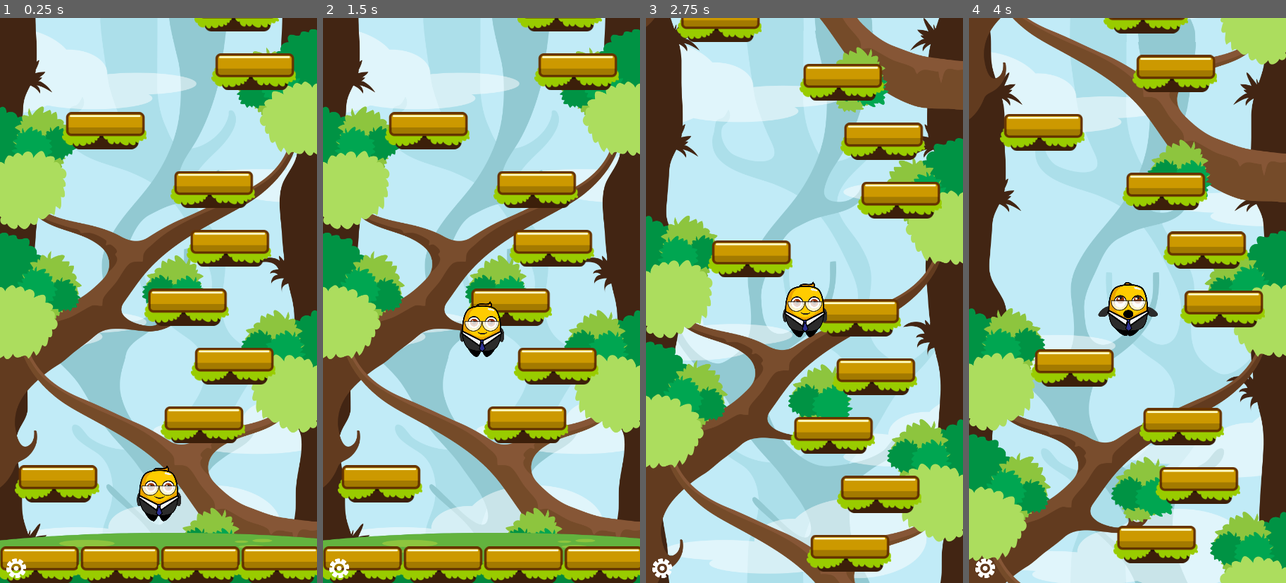
Above: before the commit, frames 1-4 (left to right).
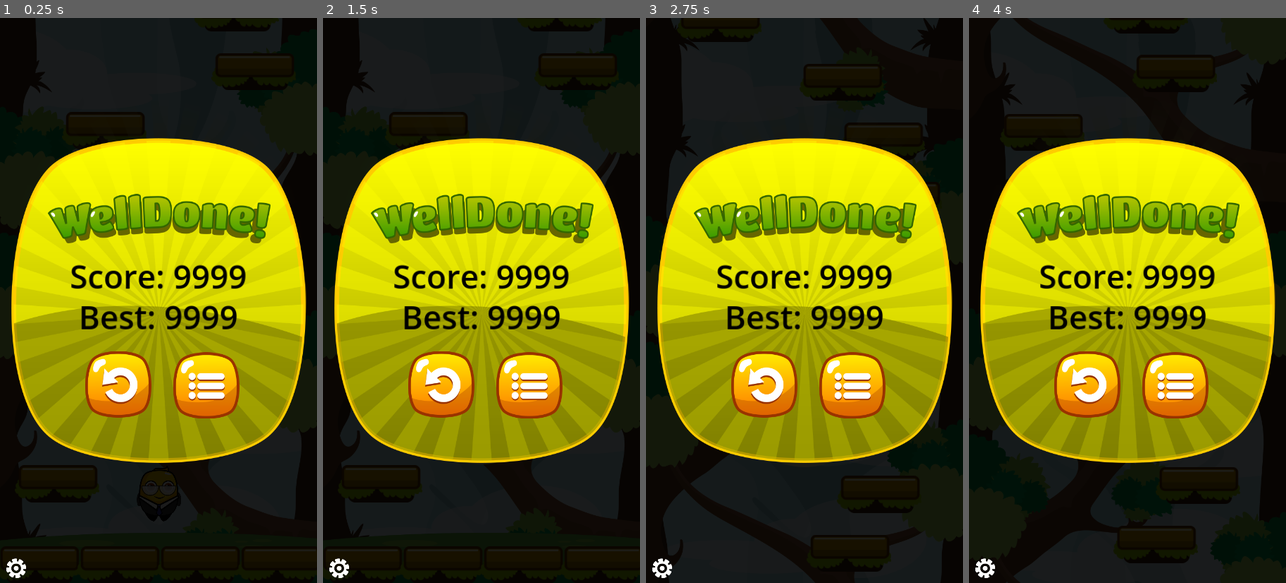
Above: after the commit, the same moments.

Repository: woliveira82/godot-mobile-jumper-jam-course
Game: Godot game, scene res://scenes/main.tscn
The game is run twice, just before and just after one commit, with the same random seed, the same clock (stepped at 60 frames per second) and the same inputs.
Inputs (mouse positions are in pixels of both pictures, inside the frame that each line leads up to):
- Up to frame 1 (0.25 s): no input
- Up to frame 2 (1.5 s): click (443, 345) at 0.52 s; click (529, 345) at 1.27 s
- Up to frame 3 (2.75 s): click (763, 385) at 2.02 s
- Up to frame 4 (4 s): click (1175, 385) at 2.77 s; click (1127, 390) at 3.52 s

The runs differ from the first frame. In frame 1, 100% of the frame differs, in the area x 0-100%, y 0-100%; in frame 2, 100%; in frame 3, 100%; in frame 4, 100%.

Commit message:
Section 4: UI System - Game Screens

Diff:
--- /dev/null
+++ b/scenes/game_over_screen.tscn
@@ -0,0 +1,128 @@
+[gd_scene load_steps=7 format=3 uid="uid://2gf1oj5577ds"]
+
+[ext_resource type="Texture2D" uid="uid://fbifratxj16k" path="res://assets/textures/ui/Box04.png" id="1_oxwmj"]
+[ext_resource type="Texture2D" uid="uid://x74pthpwyvei" path="res://assets/textures/ui/Welldone.png" id="2_nngvd"]
+[ext_resource type="PackedScene" uid="uid://dlm8vlou3rkc7" path="res://scenes/screen_button.tscn" id="3_0g2wt"]
+[ext_resource type="Texture2D" uid="uid://b1jtdyq337d2n" path="res://assets/textures/ui/RestartBtn.png" id="4_ak1af"]
+[ext_resource type="Texture2D" uid="uid://buc20amtwqgw" path="res://assets/textures/ui/menuBtn.png" id="5_6suvq"]
+
+[sub_resource type="LabelSettings" id="LabelSettings_2gumo"]
+font_size = 55
+font_color = Color(0, 0, 0, 1)
+
+[node name="GameOverScreen" type="Control"]
+layout_mode = 3
+anchors_preset = 15
+anchor_right = 1.0
+anchor_bottom = 1.0
+grow_horizontal = 2
+grow_vertical = 2
+
+[node name="BlackBG" type="ColorRect" parent="."]
+layout_mode = 1
+anchors_preset = 15
+anchor_right = 1.0
+anchor_bottom = 1.0
+grow_horizontal = 2
+grow_vertical = 2
+color = Color(0, 0, 0, 0.666667)
+
+[node name="Box" type="TextureRect" parent="."]
+layout_mode = 1
+anchors_preset = 8
+anchor_left = 0.5
+anchor_top = 0.5
+anchor_right = 0.5
+anchor_bottom = 0.5
+offset_left = -251.0
+offset_top = -276.0
+offset_right = 251.0
+offset_bottom = 276.0
+grow_horizontal = 2
+grow_vertical = 2
+texture = ExtResource("1_oxwmj")
+expand_mode = 1
+
+[node name="WellDone" type="TextureRect" parent="Box"]
+layout_mode = 1
+anchors_preset = 8
+anchor_left = 0.5
+anchor_top = 0.5
+anchor_right = 0.5
+anchor_bottom = 0.5
+offset_left = -188.0
+offset_top = -181.0
+offset_right = 191.0
+offset_bottom = -97.0
+grow_horizontal = 2
+grow_vertical = 2
+texture = ExtResource("2_nngvd")
+expand_mode = 1
+
+[node name="ScoreLabel" type="Label" parent="Box"]
+layout_mode = 1
+anchors_preset = 8
+anchor_left = 0.5
+anchor_top = 0.5
+anchor_right = 0.5
+anchor_bottom = 0.5
+offset_left = -150.0
+offset_top = -80.5
+offset_right = 150.0
+offset_bottom = -1.5
+grow_horizontal = 2
+grow_vertical = 2
+text = "Score: 9999"
+label_settings = SubResource("LabelSettings_2gumo")
+horizontal_alignment = 1
+
+[node name="HighScoreLabel" type="Label" parent="Box"]
+layout_mode = 1
+anchors_preset = 8
+anchor_left = 0.5
+anchor_top = 0.5
+anchor_right = 0.5
+anchor_bottom = 0.5
+offset_left = -150.0
+offset_top = -11.5
+offset_right = 150.0
+offset_bottom = 67.5
+grow_horizontal = 2
+grow_vertical = 2
+text = "Best: 9999"
+label_settings = SubResource("LabelSettings_2gumo")
+horizontal_alignment = 1
+
+[node name="GameOverRetry" parent="Box" instance=ExtResource("3_0g2wt")]
+layout_mode = 1
+anchors_preset = 8
+anchor_left = 0.5
+anchor_top = 0.5
+anchor_right = 0.5
+anchor_bottom = 0.5
+offset_left = -125.0
+offset_top = 86.0
+offset_right = -12.0
+offset_bottom = 199.0
+grow_horizontal = 2
+grow_vertical = 2
+texture_normal = ExtResource("4_ak1af")
+ignore_texture_size = true
+stretch_mode = 0
+
+[node name="GameOverBack" parent="Box" instance=ExtResource("3_0g2wt")]
+layout_mode = 1
+anchors_preset = 8
+anchor_left = 0.5
+anchor_top = 0.5
+anchor_right = 0.5
+anchor_bottom = 0.5
+offset_left = 25.0
+offset_top = 88.0
+offset_right = 138.0
+offset_bottom = 201.0
+grow_horizontal = 2
+grow_vertical = 2
+texture_normal = ExtResource("5_6suvq")
+ignore_texture_size = true
+stretch_mode = 0
--- /dev/null
+++ b/scenes/pause_screen.tscn
@@ -0,0 +1,107 @@
+[gd_scene load_steps=7 format=3 uid="uid://b38n76vovw3h8"]
+
+[ext_resource type="Texture2D" uid="uid://d4n35mtiakkeo" path="res://assets/textures/ui/Box02.png" id="1_hdbcq"]
+[ext_resource type="Texture2D" uid="uid://bfnhohyc0ikri" path="res://assets/textures/ui/PausedText.png" id="2_1irmw"]
+[ext_resource type="PackedScene" uid="uid://dlm8vlou3rkc7" path="res://scenes/screen_button.tscn" id="3_ohgqe"]
+[ext_resource type="Texture2D" uid="uid://b1jtdyq337d2n" path="res://assets/textures/ui/RestartBtn.png" id="4_cmi3l"]
+[ext_resource type="Texture2D" uid="uid://buc20amtwqgw" path="res://assets/textures/ui/menuBtn.png" id="5_uc4xm"]
+[ext_resource type="Texture2D" uid="uid://cyp4e3g3lwv23" path="res://assets/textures/ui/Closebtn2.png" id="6_1uahh"]
+
+[node name="PauseScreen" type="Control"]
+layout_mode = 3
+anchors_preset = 15
+anchor_right = 1.0
+anchor_bottom = 1.0
+grow_horizontal = 2
+grow_vertical = 2
+
+[node name="BlackBG" type="ColorRect" parent="."]
+layout_mode = 1
+anchors_preset = 15
+anchor_right = 1.0
+anchor_bottom = 1.0
+grow_horizontal = 2
+grow_vertical = 2
+color = Color(0, 0, 0, 0.666667)
+
+[node name="Box" type="TextureRect" parent="."]
+layout_mode = 1
+anchors_preset = 8
+anchor_left = 0.5
+anchor_top = 0.5
+anchor_right = 0.5
+anchor_bottom = 0.5
+offset_left = -250.0
+offset_top = -165.0
+offset_right = 252.0
+offset_bottom = 169.0
+grow_horizontal = 2
+grow_vertical = 2
+texture = ExtResource("1_hdbcq")
+expand_mode = 1
+
+[node name="PauseText" type="TextureRect" parent="Box"]
+layout_mode = 1
+anchors_preset = 8
+anchor_left = 0.5
+anchor_top = 0.5
+anchor_right = 0.5
+anchor_bottom = 0.5
+offset_left = -188.0
+offset_top = -86.0
+offset_right = 191.0
+offset_bottom = -2.0
+grow_horizontal = 2
+grow_vertical = 2
+texture = ExtResource("2_1irmw")
+
+[node name="PauseRetry" parent="Box" instance=ExtResource("3_ohgqe")]
+layout_mode = 1
+anchors_preset = 8
+anchor_left = 0.5
+anchor_top = 0.5
+anchor_right = 0.5
+anchor_bottom = 0.5
+offset_left = -125.0
+offset_top = 14.0
+offset_right = -12.0
+offset_bottom = 127.0
+grow_horizontal = 2
+grow_vertical = 2
+texture_normal = ExtResource("4_cmi3l")
+ignore_texture_size = true
+stretch_mode = 0
+
+[node name="PauseBack" parent="Box" instance=ExtResource("3_ohgqe")]
+layout_mode = 1
+anchors_preset = 8
+anchor_left = 0.5
+anchor_top = 0.5
+anchor_right = 0.5
+anchor_bottom = 0.5
+offset_left = 25.0
+offset_top = 16.0
+offset_right = 138.0
+offset_bottom = 129.0
+grow_horizontal = 2
+grow_vertical = 2
+texture_normal = ExtResource("5_uc4xm")
+ignore_texture_size = true
+stretch_mode = 0
+
+[node name="PauseClose" parent="Box" instance=ExtResource("3_ohgqe")]
+layout_mode = 1
+anchors_preset = 8
+anchor_left = 0.5
+anchor_top = 0.5
+anchor_right = 0.5
+anchor_bottom = 0.5
+offset_left = 145.0
+offset_top = -162.0
+offset_right = 213.0
+offset_bottom = -94.0
+grow_horizontal = 2
+grow_vertical = 2
+texture_normal = ExtResource("6_1uahh")
+ignore_texture_size = true
+stretch_mode = 0
--- /dev/null
+++ b/scenes/screen_button.tscn
@@ -0,0 +1,10 @@
+[gd_scene load_steps=2 format=3 uid="uid://dlm8vlou3rkc7"]
+
+[ext_resource type="Script" path="res://scripts/screen_button.gd" id="1_1d7t2"]
+
+[node name="ScreenButton" type="TextureButton" groups=["buttons"]]
+offset_right = 40.0
+offset_bottom = 40.0
+script = ExtResource("1_1d7t2")
+
+[connection signal="pressed" from="." to="." method="_on_pressed"]
--- a/scenes/screens.tscn
+++ b/scenes/screens.tscn
@@ -1,10 +1,19 @@
-[gd_scene load_steps=3 format=3 uid="uid://ct4fegnfrrj00"]
+[gd_scene load_steps=6 format=3 uid="uid://ct4fegnfrrj00"]
 
 [ext_resource type="Script" path="res://scripts/screens.gd" id="1_xc70i"]
 [ext_resource type="Texture2D" uid="uid://ebdh0nfkte80" path="res://assets/textures/ui/gear.png" id="2_ulgu7"]
+[ext_resource type="PackedScene" uid="uid://bq643238kf30w" path="res://scenes/title_screen.tscn" id="3_8cx7v"]
+[ext_resource type="PackedScene" uid="uid://b38n76vovw3h8" path="res://scenes/pause_screen.tscn" id="3_egbxg"]
+[ext_resource type="PackedScene" uid="uid://2gf1oj5577ds" path="res://scenes/game_over_screen.tscn" id="4_lpcms"]
 
 [node name="Screens" type="CanvasLayer"]
 script = ExtResource("1_xc70i")
+
+[node name="TitleScreen" parent="." instance=ExtResource("3_8cx7v")]
+
+[node name="PauseScreen" parent="." instance=ExtResource("3_egbxg")]
+
+[node name="GameOverScreen" parent="." instance=ExtResource("4_lpcms")]
 
 [node name="Debug" type="Control" parent="."]
 z_index = 4000
--- /dev/null
+++ b/scenes/title_screen.tscn
@@ -0,0 +1,102 @@
+[gd_scene load_steps=7 format=3 uid="uid://bq643238kf30w"]
+
+[ext_resource type="Texture2D" uid="uid://xeetccam8kaa" path="res://assets/textures/ui/BigLogo.png" id="1_0awsb"]
+[ext_resource type="PackedScene" uid="uid://dlm8vlou3rkc7" path="res://scenes/screen_button.tscn" id="2_kfwqv"]
+[ext_resource type="Texture2D" uid="uid://878nqty2006g" path="res://assets/textures/ui/PlayBtn.png" id="3_feyjn"]
+
+[sub_resource type="Animation" id="Animation_sv4x6"]
+resource_name = "animate_play_button"
+length = 2.0
+loop_mode = 1
+tracks/0/type = "value"
+tracks/0/imported = false
+tracks/0/enabled = true
+tracks/0/path = NodePath("Anchor/Play:position")
+tracks/0/interp = 2
+tracks/0/loop_wrap = true
+tracks/0/keys = {
+"times": PackedFloat32Array(0, 1),
+"transitions": PackedFloat32Array(1, 1),
+"update": 0,
+"values": [Vector2(-101.5, 50), Vector2(-101.5, 65)]
+}
+
+[sub_resource type="Animation" id="Animation_badcw"]
+length = 0.001
+tracks/0/type = "value"
+tracks/0/imported = false
+tracks/0/enabled = true
+tracks/0/path = NodePath("Anchor/Play:position")
+tracks/0/interp = 1
+tracks/0/loop_wrap = true
+tracks/0/keys = {
+"times": PackedFloat32Array(0),
+"transitions": PackedFloat32Array(1),
+"update": 0,
+"values": [Vector2(-101.5, 50)]
+}
+
+[sub_resource type="AnimationLibrary" id="AnimationLibrary_jk54i"]
+_data = {
+"RESET": SubResource("Animation_badcw"),
+"animate_play_button": SubResource("Animation_sv4x6")
+}
+
+[node name="TitleScreen" type="Control"]
+layout_mode = 3
+anchors_preset = 15
+anchor_right = 1.0
+anchor_bottom = 1.0
+grow_horizontal = 2
+grow_vertical = 2
+
+[node name="Anchor" type="Control" parent="."]
+layout_mode = 1
+anchors_preset = 8
+anchor_left = 0.5
+anchor_top = 0.5
+anchor_right = 0.5
+anchor_bottom = 0.5
+offset_left = -20.0
+offset_top = -20.0
+offset_right = 20.0
+offset_bottom = 20.0
+grow_horizontal = 2
+grow_vertical = 2
+
+[node name="Logo" type="TextureRect" parent="Anchor"]
+layout_mode = 1
+anchors_preset = 8
+anchor_left = 0.5
+anchor_top = 0.5
+anchor_right = 0.5
+anchor_bottom = 0.5
+offset_left = -248.0
+offset_top = -348.0
+offset_right = 248.0
+offset_bottom = 148.0
+grow_horizontal = 2
+grow_vertical = 2
+texture = ExtResource("1_0awsb")
+expand_mode = 1
+
+[node name="Play" parent="Anchor" instance=ExtResource("2_kfwqv")]
+layout_mode = 1
+anchors_preset = 8
+anchor_left = 0.5
+anchor_top = 0.5
+anchor_right = 0.5
+anchor_bottom = 0.5
+offset_left = -121.5
+offset_top = 30.0
+offset_right = 121.5
+offset_bottom = 270.001
+grow_horizontal = 2
+grow_vertical = 2
+texture_normal = ExtResource("3_feyjn")
+
+[node name="AnimationPlayer" type="AnimationPlayer" parent="."]
+autoplay = "animate_play_button"
+libraries = {
+"": SubResource("AnimationLibrary_jk54i")
+}
--- /dev/null
+++ b/scripts/screen_button.gd
@@ -0,0 +1,7 @@
+extends TextureButton
+
+signal clicked(button)
+
+
+func _on_pressed():
+	clicked.emit(self)
